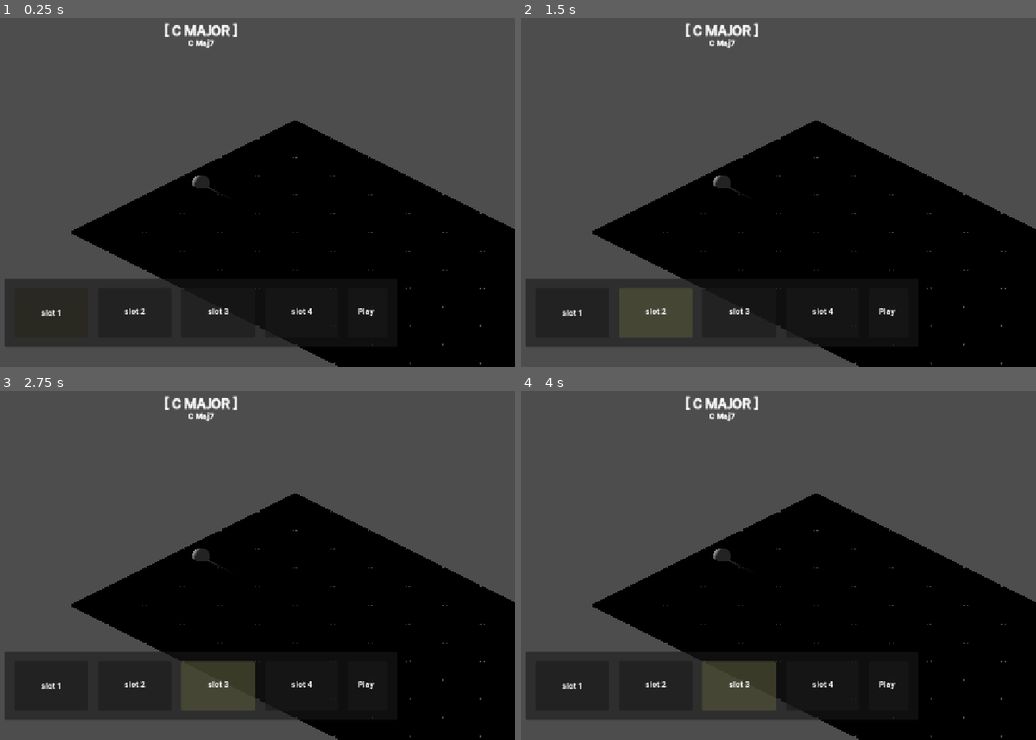
Above: before the commit, frames 1-4 (two rows, left to right).
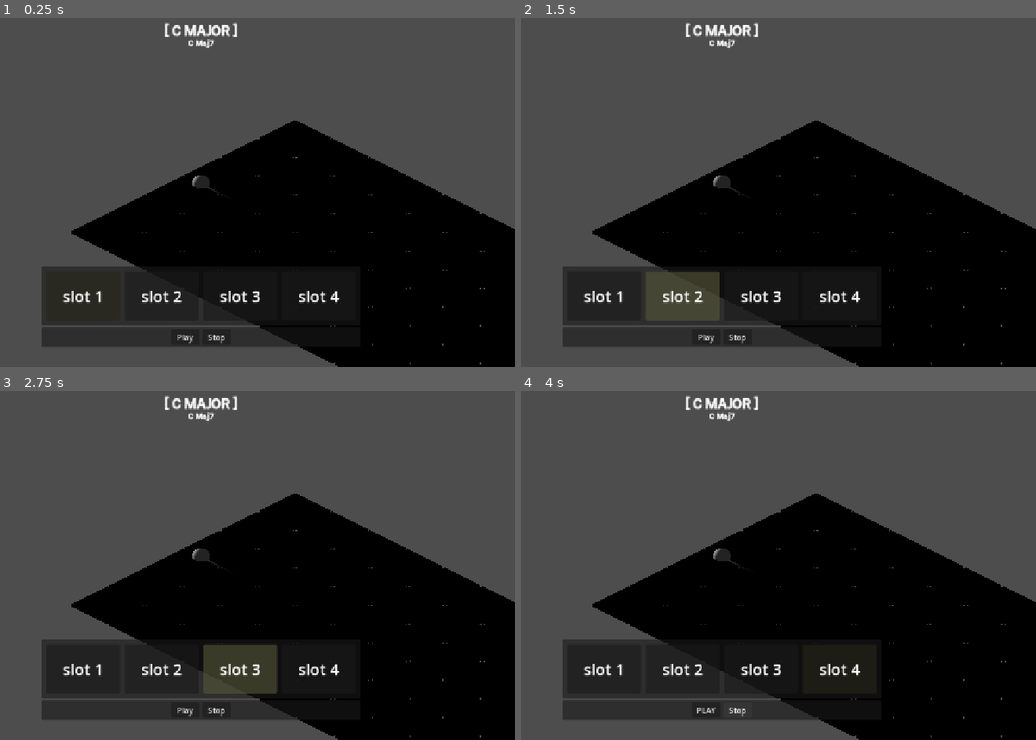
Above: after the commit, the same moments.

Repository: fruitshoo/eartrainer
Game: Godot game, scene res://scenes/main/main.tscn
The game is run twice, just before and just after one commit, with the same random seed, the same clock (stepped at 60 frames per second) and the same inputs. The project has no main scene, so this scene is started directly.
Inputs (mouse positions are in pixels of both pictures, inside the frame that each line leads up to):
- Up to frame 1 (0.25 s): no input
- Up to frame 2 (1.5 s): click "slot 1" at 0.5 s; click "slot 2" at 1.25 s
- Up to frame 3 (2.75 s): click "slot 3" at 2 s
- Up to frame 4 (4 s): click "slot 4" at 2.75 s; click (737, 712) at 3.5 s, where only the run after the commit has a clickable "Stop"

The runs differ from the first frame. In frame 1, 3.2% of the frame differs, in the area x 0-73%, y 71-95%; in frame 2, 4.1%; in frame 3, 4.8%; in frame 4, 4.6%.
Error before the commit: Parse Error: Function "_emit_beat()" not found in base self. (res://ui/sequence/sequencer.gd:100)
Error after the commit: Invalid access to property or key 'last_string' on a base object of type 'Nil'. (res://scenes/player/player.gd:30)

Commit message:
feat: implement stop-reset functionality via StopButton

Diff:
--- a/ui/hud/hud_manager.tscn
+++ b/ui/hud/hud_manager.tscn
@@ -55,3 +55,4 @@
 layout_mode = 2
 size_flags_horizontal = 4
 size_flags_vertical = 4
+alignment = 1
--- /dev/null
+++ b/ui/resources/slot_settings.tres
@@ -0,0 +1,4 @@
+[gd_resource type="LabelSettings" format=3 uid="uid://kjcfw5e72a5p"]
+
+[resource]
+font_size = 32
--- a/ui/sequence/sequence_ui.gd
+++ b/ui/sequence/sequence_ui.gd
@@ -8,6 +8,7 @@
 @onready var slot_container: HBoxContainer = %SlotContainer
 @onready var sequencer: Node = %Sequencer
 @onready var play_button: Button = %PlayButton
+@onready var stop_button: Button = %StopButton # [v0.3] 정지 버튼 추가
 
 # ============================================================
 # LIFECYCLE
@@ -18,10 +19,14 @@
 	_highlight_selected(0)
 	ProgressionManager.selection_cleared.connect(_on_selection_cleared)
 
+	if stop_button:
+		stop_button.pressed.connect(_on_stop_button_pressed)
+
 func _connect_slot_signals() -> void:
 	for i in range(slot_container.get_child_count()):
 		var slot := slot_container.get_child(i)
-		if slot == play_button:
+		# 버튼들은 슬롯 처리에서 제외
+		if slot == play_button or slot == stop_button:
 			continue
 		slot.pressed.connect(_on_slot_clicked.bind(i))
 
@@ -59,7 +64,7 @@
 func _highlight_selected(selected: int) -> void:
 	for i in range(slot_container.get_child_count()):
 		var slot := slot_container.get_child(i)
-		if slot == play_button:
+		if slot == play_button or slot == stop_button:
 			continue
 
 		# 선택된 슬롯(노란색), 나머지(흰색)
@@ -83,12 +88,31 @@
 # ============================================================
 func _toggle_playback() -> void:
 	sequencer.toggle_play()
-	play_button.text = "STOP" if sequencer.is_playing else "PLAY"
+	_update_play_button_text()
+
+func _on_stop_button_pressed() -> void:
+	sequencer.stop_and_reset()
+	_update_play_button_text()
+	# UI 하이라이트도 초기화 (선택된 슬롯만 남기고 재생 하이라이트 제거)
+	_highlight_playing(-1)
+	if ProgressionManager.selected_index != -1:
+		_highlight_selected(ProgressionManager.selected_index)
+
+func _update_play_button_text() -> void:
+	play_button.text = "PAUSE" if sequencer.is_playing else "PLAY"
 
 func _highlight_playing(playing_index: int) -> void:
 	for i in range(slot_container.get_child_count()):
 		var slot := slot_container.get_child(i)
-		if slot == play_button:
+		if slot == play_button or slot == stop_button:
+			continue
+
+		# 정지 상태(playing_index == -1)면 선택 상태 복구
+		if playing_index == -1:
+			if i == ProgressionManager.selected_index:
+				slot.modulate = Color(1.5, 1.5, 1.0)
+			else:
+				slot.modulate = Color.WHITE
 			continue
 
 		if i == playing_index:
--- a/ui/sequence/sequence_ui.tscn
+++ b/ui/sequence/sequence_ui.tscn
@@ -1,7 +1,7 @@
 [gd_scene format=3 uid="uid://bx6tqcwt8wrfi"]
 
 [ext_resource type="Script" uid="uid://cgd5souy3fyph" path="res://ui/sequence/sequence_ui.gd" id="1_2bt3v"]
-[ext_resource type="LabelSettings" uid="uid://12p7xoiimgp5" path="res://ui/resources/settings_label_style.tres" id="1_t0usl"]
+[ext_resource type="LabelSettings" uid="uid://kjcfw5e72a5p" path="res://ui/resources/slot_settings.tres" id="3_plaov"]
 [ext_resource type="Script" uid="uid://iw3vuv01bc2e" path="res://ui/sequence/sequencer.gd" id="3_t8hoy"]
 
 [node name="SequenceUI" type="CanvasLayer" unique_id=1004823414]
@@ -24,29 +24,38 @@
 grow_vertical = 0
 theme_override_constants/margin_bottom = 40
 
-[node name="PanelContainer" type="PanelContainer" parent="RootMargin" unique_id=662601037]
+[node name="VBoxContainer" type="VBoxContainer" parent="RootMargin" unique_id=139187317]
 layout_mode = 2
 
-[node name="InnerMargin" type="MarginContainer" parent="RootMargin/PanelContainer" unique_id=777644062]
+[node name="PanelContainer" type="PanelContainer" parent="RootMargin/VBoxContainer" unique_id=662601037]
 layout_mode = 2
-theme_override_constants/margin_left = 20
-theme_override_constants/margin_top = 20
-theme_override_constants/margin_right = 20
-theme_override_constants/margin_bottom = 20
 
-[node name="SlotContainer" type="HBoxContainer" parent="RootMargin/PanelContainer/InnerMargin" unique_id=154152354]
+[node name="InnerMargin" type="MarginContainer" parent="RootMargin/VBoxContainer/PanelContainer" unique_id=777644062]
+layout_mode = 2
+theme_override_constants/margin_left = 10
+theme_override_constants/margin_top = 10
+theme_override_constants/margin_right = 10
+theme_override_constants/margin_bottom = 10
+
+[node name="VBoxContainer" type="VBoxContainer" parent="RootMargin/VBoxContainer/PanelContainer/InnerMargin" unique_id=719714234]
+layout_mode = 2
+size_flags_horizontal = 4
+size_flags_vertical = 4
+alignment = 1
+
+[node name="SlotContainer" type="HBoxContainer" parent="RootMargin/VBoxContainer/PanelContainer/InnerMargin/VBoxContainer" unique_id=154152354]
 unique_name_in_owner = true
 layout_mode = 2
-theme_override_constants/separation = 20
+theme_override_constants/separation = 10
 alignment = 1
 
-[node name="Slot1" type="Button" parent="RootMargin/PanelContainer/InnerMargin/SlotContainer" unique_id=1110768823]
+[node name="Slot1" type="Button" parent="RootMargin/VBoxContainer/PanelContainer/InnerMargin/VBoxContainer/SlotContainer" unique_id=1110768823]
 custom_minimum_size = Vector2(150, 100)
 layout_mode = 2
 size_flags_horizontal = 4
 size_flags_vertical = 4
 
-[node name="Label" type="Label" parent="RootMargin/PanelContainer/InnerMargin/SlotContainer/Slot1" unique_id=146092741]
+[node name="Label" type="Label" parent="RootMargin/VBoxContainer/PanelContainer/InnerMargin/VBoxContainer/SlotContainer/Slot1" unique_id=146092741]
 layout_mode = 1
 anchors_preset = 8
 anchor_left = 0.5
@@ -60,14 +69,15 @@
 grow_horizontal = 2
 grow_vertical = 2
 text = "slot 1"
-label_settings = ExtResource("1_t0usl")
+label_settings = ExtResource("3_plaov")
+horizontal_alignment = 1
 vertical_alignment = 1
 
-[node name="Slot2" type="Button" parent="RootMargin/PanelContainer/InnerMargin/SlotContainer" unique_id=1360295405]
+[node name="Slot2" type="Button" parent="RootMargin/VBoxContainer/PanelContainer/InnerMargin/VBoxContainer/SlotContainer" unique_id=1360295405]
 custom_minimum_size = Vector2(150, 100)
 layout_mode = 2
 
-[node name="Label" type="Label" parent="RootMargin/PanelContainer/InnerMargin/SlotContainer/Slot2" unique_id=513238887]
+[node name="Label" type="Label" parent="RootMargin/VBoxContainer/PanelContainer/InnerMargin/VBoxContainer/SlotContainer/Slot2" unique_id=513238887]
 layout_mode = 1
 anchors_preset = 8
 anchor_left = 0.5
@@ -81,13 +91,13 @@
 grow_horizontal = 2
 grow_vertical = 2
 text = "slot 2"
-label_settings = ExtResource("1_t0usl")
+label_settings = ExtResource("3_plaov")
 
-[node name="Slot3" type="Button" parent="RootMargin/PanelContainer/InnerMargin/SlotContainer" unique_id=1444631334]
+[node name="Slot3" type="Button" parent="RootMargin/VBoxContainer/PanelContainer/InnerMargin/VBoxContainer/SlotContainer" unique_id=1444631334]
 custom_minimum_size = Vector2(150, 100)
 layout_mode = 2
 
-[node name="Label" type="Label" parent="RootMargin/PanelContainer/InnerMargin/SlotContainer/Slot3" unique_id=1114840351]
+[node name="Label" type="Label" parent="RootMargin/VBoxContainer/PanelContainer/InnerMargin/VBoxContainer/SlotContainer/Slot3" unique_id=1114840351]
 layout_mode = 1
 anchors_preset = 8
 anchor_left = 0.5
@@ -101,13 +111,13 @@
 grow_horizontal = 2
 grow_vertical = 2
 text = "slot 3"
-label_settings = ExtResource("1_t0usl")
+label_settings = ExtResource("3_plaov")
 
-[node name="Slot4" type="Button" parent="RootMargin/PanelContainer/InnerMargin/SlotContainer" unique_id=1926038978]
+[node name="Slot4" type="Button" parent="RootMargin/VBoxContainer/PanelContainer/InnerMargin/VBoxContainer/SlotContainer" unique_id=1926038978]
 custom_minimum_size = Vector2(150, 100)
 layout_mode = 2
 
-[node name="Label" type="Label" parent="RootMargin/PanelContainer/InnerMargin/SlotContainer/Slot4" unique_id=1397594716]
+[node name="Label" type="Label" parent="RootMargin/VBoxContainer/PanelContainer/InnerMargin/VBoxContainer/SlotContainer/Slot4" unique_id=1397594716]
 layout_mode = 1
 anchors_preset = 8
 anchor_left = 0.5
@@ -121,25 +131,34 @@
 grow_horizontal = 2
 grow_vertical = 2
 text = "slot 4"
-label_settings = ExtResource("1_t0usl")
+label_settings = ExtResource("3_plaov")
 
-[node name="PlayButton" type="Button" parent="RootMargin/PanelContainer/InnerMargin/SlotContainer" unique_id=2100523467]
-unique_name_in_owner = true
-custom_minimum_size = Vector2(80, 0)
+[node name="PanelContainer2" type="PanelContainer" parent="RootMargin/VBoxContainer" unique_id=181281439]
 layout_mode = 2
 
-[node name="Label" type="Label" parent="RootMargin/PanelContainer/InnerMargin/SlotContainer/PlayButton" unique_id=1073832314]
-layout_mode = 1
-anchors_preset = 8
-anchor_left = 0.5
-anchor_top = 0.5
-anchor_right = 0.5
-anchor_bottom = 0.5
-offset_left = -20.0
-offset_top = -11.5
-offset_right = 20.0
-offset_bottom = 11.5
-grow_horizontal = 2
-grow_vertical = 2
+[node name="InnerMargin" type="MarginContainer" parent="RootMargin/VBoxContainer/PanelContainer2" unique_id=250626872]
+layout_mode = 2
+theme_override_constants/margin_top = 5
+theme_override_constants/margin_bottom = 5
+
+[node name="HBoxContainer" type="HBoxContainer" parent="RootMargin/VBoxContainer/PanelContainer2/InnerMargin" unique_id=641263888]
+layout_mode = 2
+size_flags_horizontal = 4
+size_flags_vertical = 4
+alignment = 1
+
+[node name="PlayButton" type="Button" parent="RootMargin/VBoxContainer/PanelContainer2/InnerMargin/HBoxContainer" unique_id=2100523467]
+unique_name_in_owner = true
+custom_minimum_size = Vector2(60, 30)
+layout_mode = 2
+size_flags_horizontal = 4
+size_flags_vertical = 4
 text = "Play"
-label_settings = ExtResource("1_t0usl")
+
+[node name="StopButton" type="Button" parent="RootMargin/VBoxContainer/PanelContainer2/InnerMargin/HBoxContainer" unique_id=1473458188]
+unique_name_in_owner = true
+custom_minimum_size = Vector2(60, 30)
+layout_mode = 2
+size_flags_horizontal = 4
+size_flags_vertical = 4
+text = "Stop"
--- a/ui/sequence/sequencer.gd
+++ b/ui/sequence/sequencer.gd
@@ -60,6 +60,15 @@
 	_clear_all_highlights()
 	EventBus.beat_updated.emit(-1, beats_per_bar) # UI 리셋
 	EventBus.bar_changed.emit(current_step)
+
+## 완전 정지 및 리셋 (Stop 버튼용)
+func stop_and_reset() -> void:
+	is_playing = false
+	EventBus.is_sequencer_playing = false
+
+	_pause_playback() # 타이머 정지
+	reset_position() # 위치 및 UI 리셋
+
 
 # ============================================================
 # PLAYBACK CONTROL
@@ -148,3 +157,10 @@
 		if is_instance_valid(tile):
 			tile.clear_sequencer_highlight()
 	_highlighted_tiles.clear()
+
+## 현재 비트 정보를 EventBus에 알리고 펄스 신호를 발생시킵니다.
+func _emit_beat() -> void:
+	# EventBus에 현재 비트 인덱스와 전체 비트 수를 전달 (도트 업데이트용)
+	EventBus.beat_updated.emit(current_beat, beats_per_bar)
+	# 메트로놈과 HUD 애니메이션을 위한 펄스 신호 발생
+	EventBus.beat_pulsed.emit()
